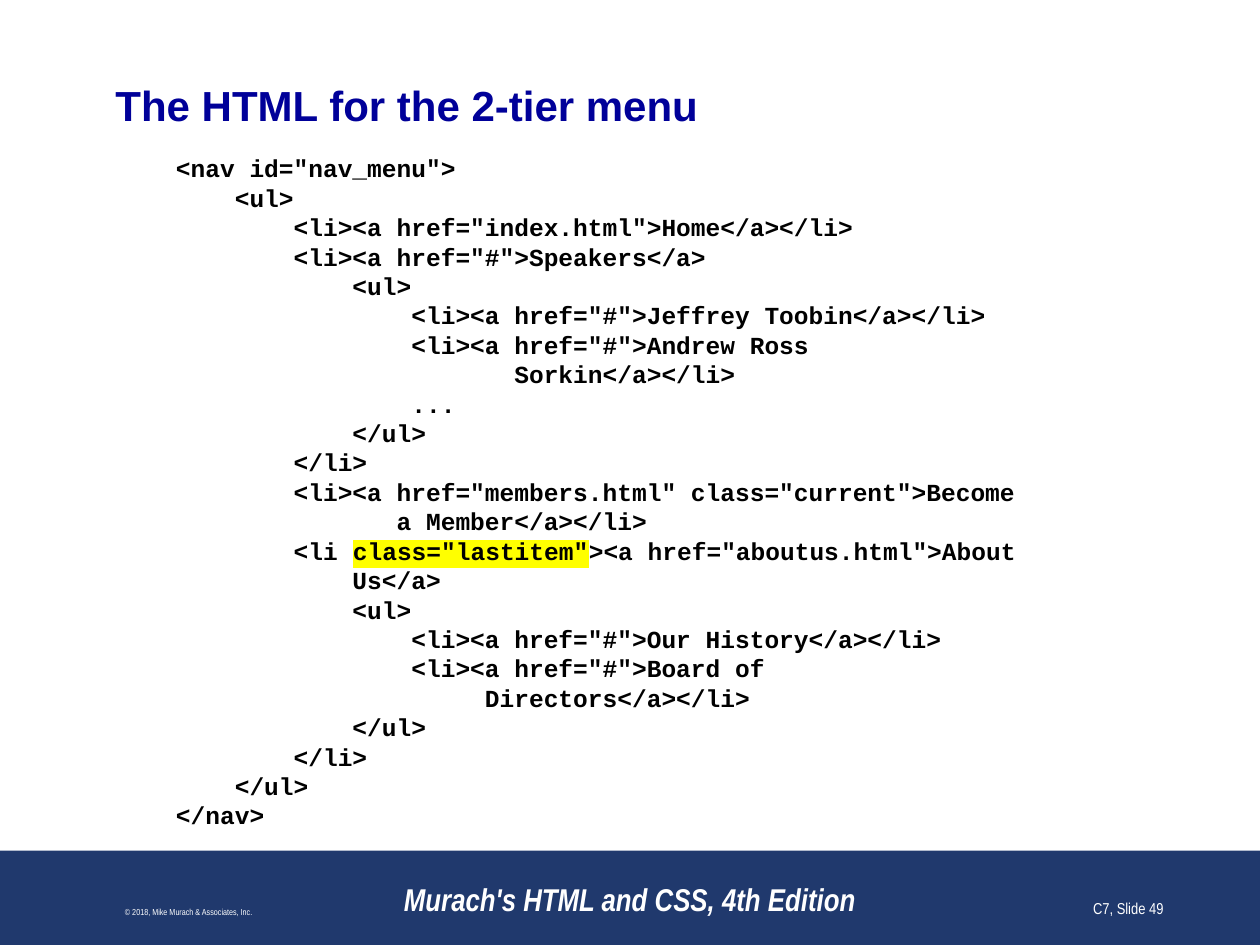
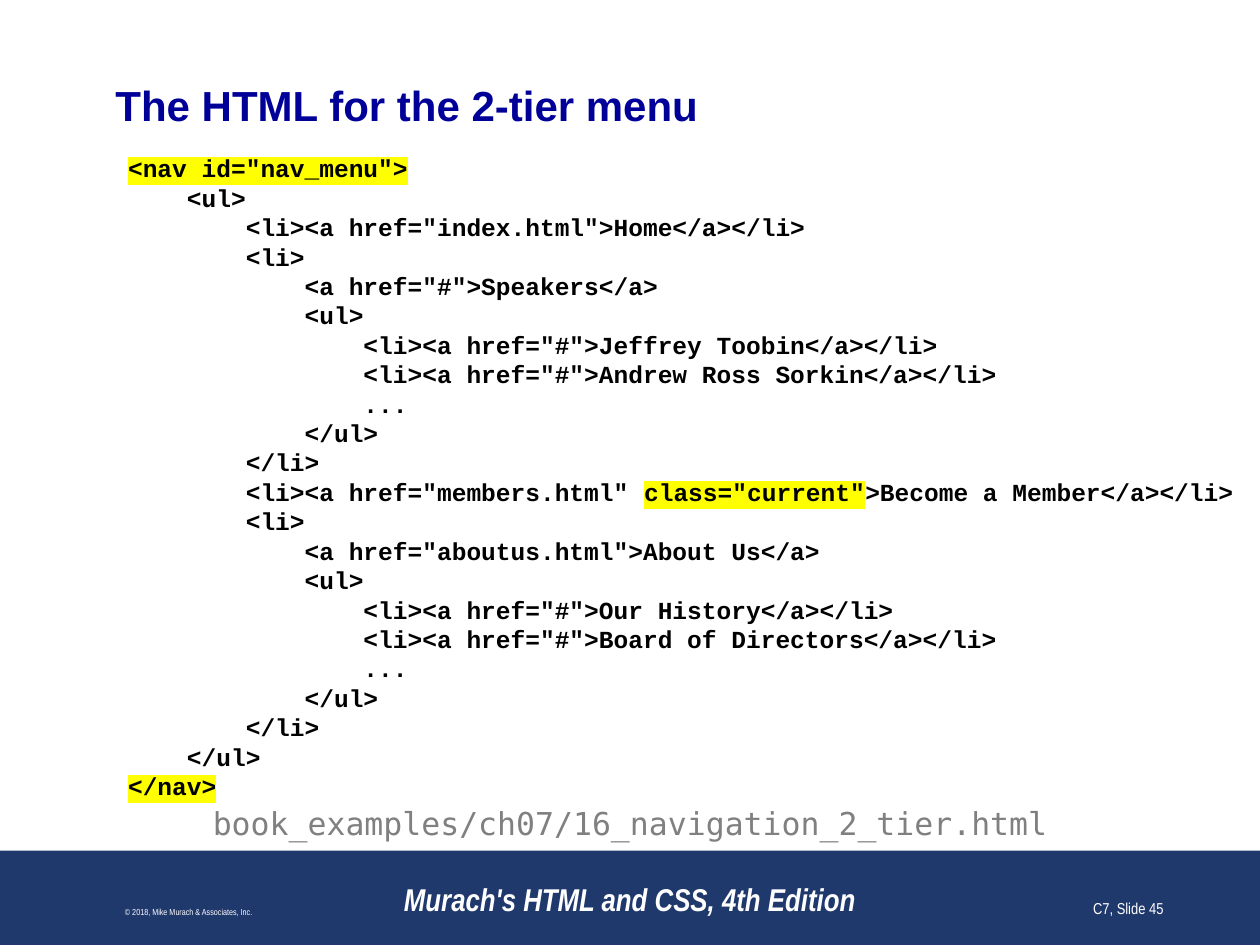
Before and after one commit to paulsmithkc/awd1000_base_lab_and_homework, a slide deck: slide 45 of murach_html_4e/slides/Chapter 7 slides (Revised).pptx (slide 49 before the commit). Drawn at 1260x945 pixels with LibreOffice and Linux fonts; fonts in the diff are those of the drawing; background and template pictures are left out. Boxes give left, top, right and bottom in pixels: in the first picture for what was removed or moved away, otherwise in the second. Text is boxed around its words. In the diff, an @@ line names an element or a change of style, - is before the commit and + after.

```diff
--- a/murach_html_4e/slides/Chapter 7 slides (Revised).pptx
+++ b/murach_html_4e/slides/Chapter 7 slides (Revised).pptx
@@ text at bbox=[128, 159, 1233, 796]: paragraph added @@
+...
@@ text at bbox=[128, 159, 1233, 796]: highlight none to #FFFF00 in "<nav id="nav_menu">", "class="current">Become", "</nav>"; indent changed @@
@@ text at bbox=[246, 248, 658, 300]: text changed @@
-<li><a href="#">Speakers</a>
+<li>
+<a href="#">Speakers</a>
@@ text at bbox=[246, 512, 819, 561]: text changed @@
-<li class="lastitem"><a href="aboutus.html">About
-Us</a>
+<li>
+<a href="aboutus.html">About Us</a>
@@ text added at bbox=[213, 811, 1047, 842], 18 pt, text #808080 @@
+book_examples/ch07/16_navigation_2_tier.html
@@ page number at bbox=[1093, 902, 1163, 916]: text changed @@
-C7, Slide 49
+C7, Slide 45
```
Also in this commit, not shown: 37 other slides changed, 6 slides removed.
